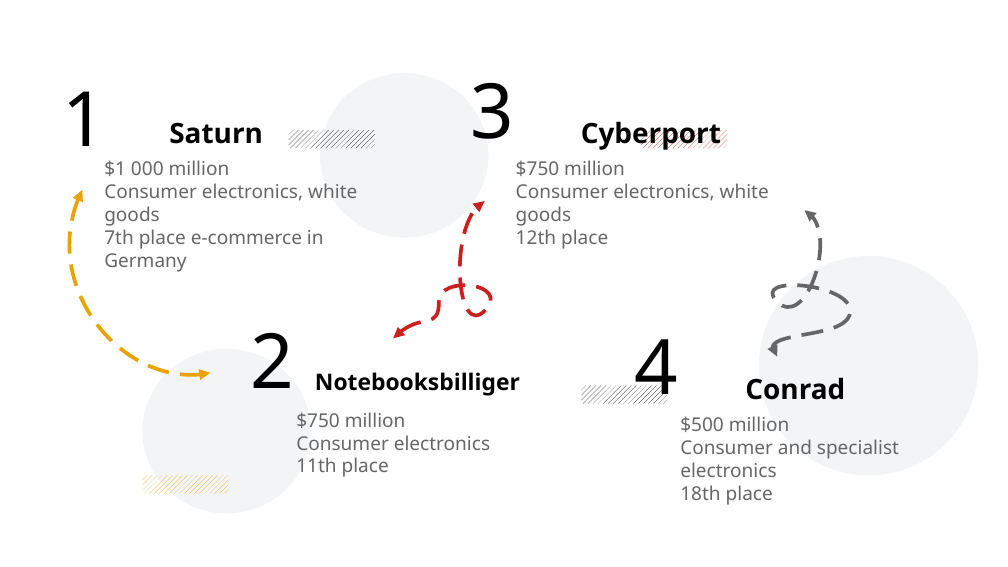
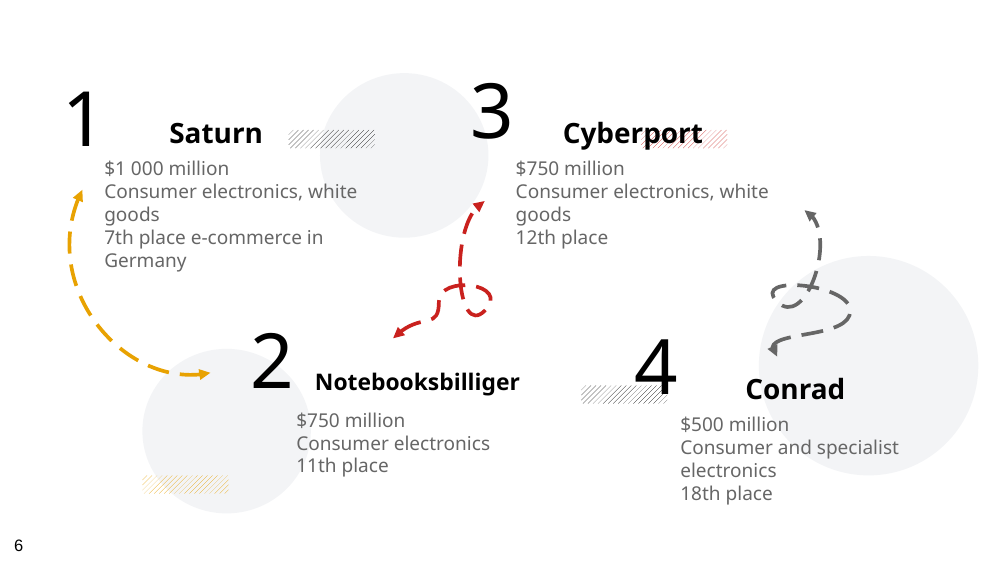
Before and after one commit to jmb-oddbook/ecom_project, a slide deck: slide 6 of presentation/vs_electronics.odp. Drawn at 1008x567 pixels with LibreOffice and Linux fonts; fonts in the diff are those of the drawing. Boxes give left, top, right and bottom in pixels: in the first picture for what was removed or moved away, otherwise in the second. Text is boxed around its words. In the diff, an @@ line names an element or a change of style, - is before the commit and + after.

```diff
--- a/presentation/vs_electronics.odp
+++ b/presentation/vs_electronics.odp
@@ text "Cyberport": place and size @@
-text "Cyberport" at (581, 121, 721, 150)
+text "Cyberport" at (563, 121, 703, 150)
@@ page number added at (14, 539, 23, 551), 13 pt, text #000000 @@
+6
```
Also in this commit, not shown: 6 other slides changed, 1 slide added.
